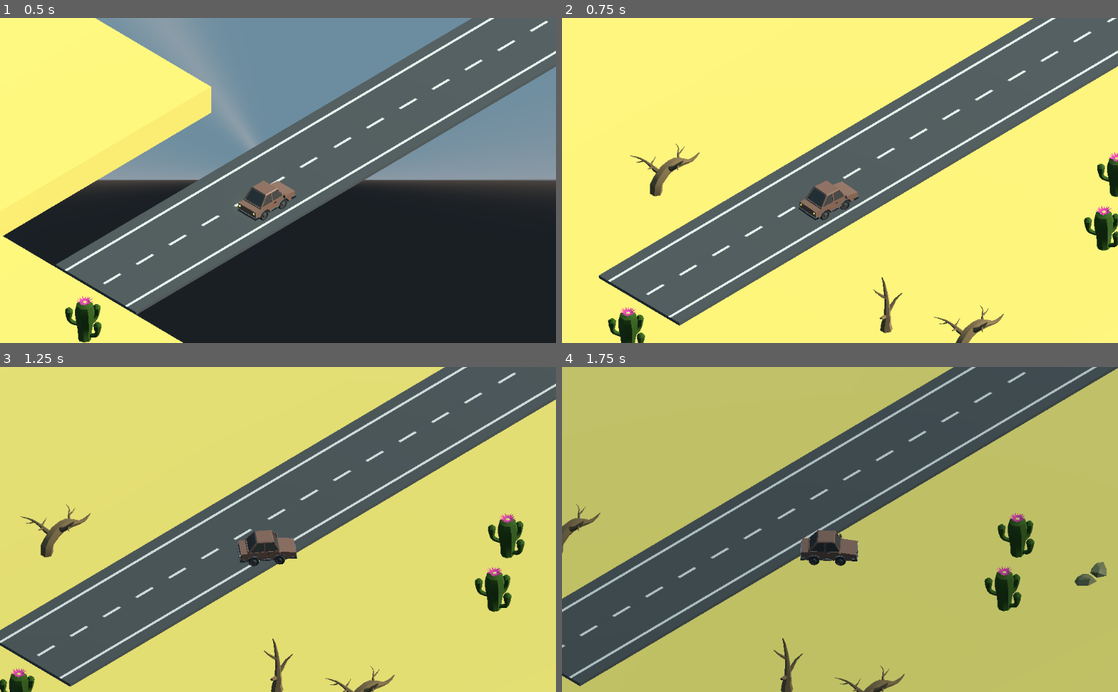
Above: before the commit, frames 1-4 (two rows, left to right).
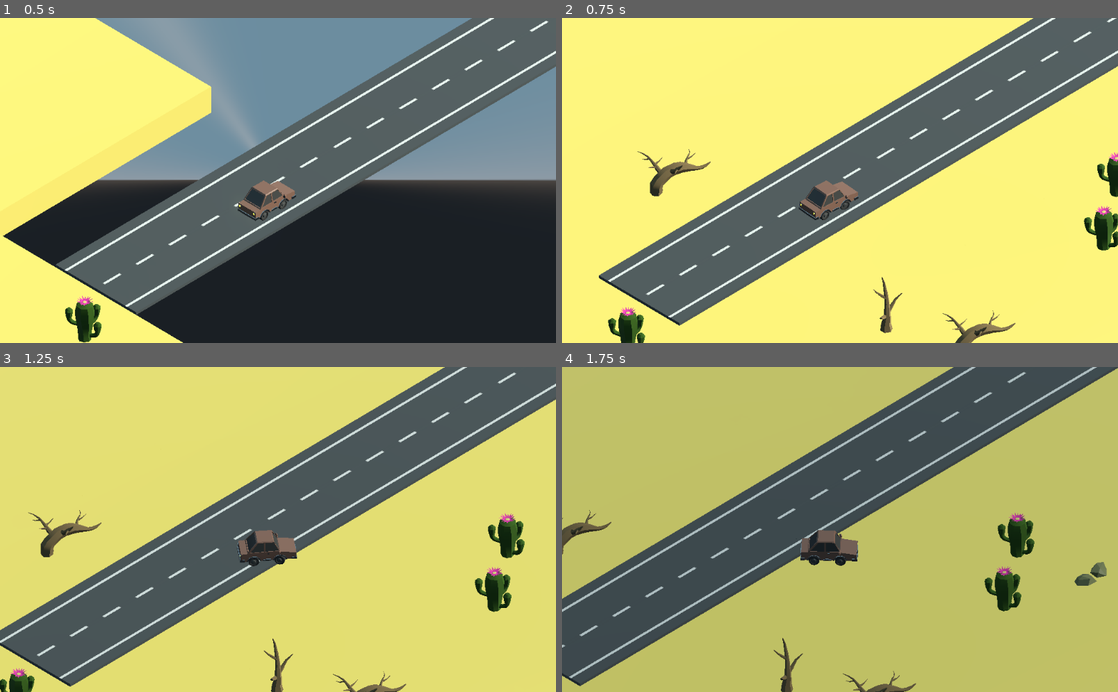
Above: after the commit, the same moments.

Repository: nheeb/dreamanddrive
Game: Godot game, scene res://Logic/Main.tscn
Same seed, same stepped clock (60 frames per second), same inputs: the game is played once before the commit and once after it. The engine's default icon, where the game draws it, is replaced by a stand-in: a white triangle on a blue panel in a dark square.
Inputs (mouse positions are in pixels of both pictures, inside the frame that each line leads up to):
- Up to frame 1 (0.5 s): no input
- Up to frame 2 (0.75 s): move the mouse to (962, 164) at 0.52 s; hold D (steer_right) from 0.53 s (still down); click (962, 164) at 0.6 s
- Up to frame 3 (1.25 s): keep holding D (steer_right)
- Up to frame 4 (1.75 s): move the mouse to (728, 545) at 1.27 s; release D (steer_right) at 1.28 s; hold S (fly_down) from 1.28 s (still down); click (728, 545) at 1.35 s

Frame 1 is identical in both runs. In frame 2, 0.9% of the frame differs, in the area x 12-82%, y 38-100%; in frame 3, 0.8%; in frame 4, 0.6%.

Commit message:
Explosion

Diff:
--- a/Deco/Cactus1.tscn
+++ b/Deco/Cactus1.tscn
@@ -43,8 +43,17 @@
 "vertex_count": 8
 }
 
+[sub_resource type="BoxShape" id=2]
+extents = Vector3( 0.646427, 2.04651, 0.574023 )
+
 [node name="Cactus1" type="Spatial"]
 
 [node name="Cactus1" type="MeshInstance" parent="."]
 transform = Transform( 0.704694, 0, 0, 0, 0.704694, 0, 0, 0, 0.704694, 0, 0, 0 )
 mesh = SubResource( 1 )
+
+[node name="StaticBody" type="StaticBody" parent="."]
+
+[node name="CollisionShape" type="CollisionShape" parent="StaticBody"]
+transform = Transform( 1, 0, 0, 0, 1, 0, 0, 0, 1, 0, 1.21011, 0 )
+shape = SubResource( 2 )
--- a/Deco/Cactus2.tscn
+++ b/Deco/Cactus2.tscn
@@ -43,8 +43,17 @@
 "vertex_count": 16
 }
 
+[sub_resource type="BoxShape" id=2]
+extents = Vector3( 0.632955, 2.32121, 0.680934 )
+
 [node name="Cactus2" type="Spatial"]
 
 [node name="Cactus2" type="MeshInstance" parent="."]
 transform = Transform( 0.63354, 0, 0, 0, 0.63354, 0, 0, 0, 0.63354, 0, 0, 0 )
 mesh = SubResource( 1 )
+
+[node name="StaticBody" type="StaticBody" parent="."]
+
+[node name="CollisionShape" type="CollisionShape" parent="StaticBody"]
+transform = Transform( 1, 0, 0, 0, 1, 0, 0, 0, 1, 0, 1.3363, 0 )
+shape = SubResource( 2 )
--- a/Deco/DeadTree1.tscn
+++ b/Deco/DeadTree1.tscn
@@ -17,8 +17,17 @@
 "vertex_count": 750
 }
 
+[sub_resource type="BoxShape" id=2]
+extents = Vector3( 1.52824, 1, 0.713968 )
+
 [node name="DeadTree1" type="Spatial"]
 
 [node name="DeadTree1" type="MeshInstance" parent="."]
-transform = Transform( 0.626464, 0, 0, 0, 0.690894, 0, 0, 0, 0.626464, 0, 0.119513, 0 )
+transform = Transform( 0.595498, 0, -0.194524, 0, 0.690894, 0, 0.194524, 0, 0.595498, 0, 0.119513, 0 )
 mesh = SubResource( 1 )
+
+[node name="StaticBody" type="StaticBody" parent="."]
+
+[node name="CollisionShape" type="CollisionShape" parent="StaticBody"]
+transform = Transform( 1, 0, 0, 0, 1, 0, 0, 0, 1, 1.39588, 0.936023, 0.481337 )
+shape = SubResource( 2 )
--- a/Deco/DeadTree2.tscn
+++ b/Deco/DeadTree2.tscn
@@ -17,8 +17,17 @@
 "vertex_count": 248
 }
 
+[sub_resource type="BoxShape" id=2]
+extents = Vector3( 0.674895, 2.5276, 0.640771 )
+
 [node name="DeadTree2" type="Spatial"]
 
 [node name="DeadTree2" type="MeshInstance" parent="."]
 transform = Transform( 0.689427, 0, 0, 0, 0.689427, 0, 0, 0, 0.689427, 0, 0, 0 )
 mesh = SubResource( 1 )
+
+[node name="StaticBody" type="StaticBody" parent="."]
+
+[node name="CollisionShape" type="CollisionShape" parent="StaticBody"]
+transform = Transform( 1, 0, 0, 0, 1, 0, 0, 0, 1, 0, 1.28983, 0 )
+shape = SubResource( 2 )
--- a/Effects/Explosion.gd
+++ b/Effects/Explosion.gd
@@ -1,24 +1,10 @@
 extends Spatial
 
-export var damage := 40
-
 func _ready():
-	for area in $Area.get_overlapping_areas():
-		if area.get_parent().has_method("damage"):
-			area.get_parent().damage(damage, self.global_translation, false)
-	AudioManager.play("boom")
 	$Particles.emitting = true
 	$Particles2.emitting = true
 	$Particles3.emitting = true
 	$Tween.interpolate_property($OmniLight, "light_energy", 10.0, 0.0, .8)
 	$Tween.start()
-	yield(get_tree().create_timer(.1),"timeout")
-	$Area.queue_free()
 	yield(get_tree().create_timer(1.5),"timeout")
 	queue_free()
-
-
-
-func _on_Area_area_entered(area):
-	if area.get_parent().has_method("damage"):
-		area.get_parent().damage(damage, self.global_translation, false)
--- a/Effects/Explosion.tscn
+++ b/Effects/Explosion.tscn
@@ -1,17 +1,6 @@
-[gd_scene load_steps=17 format=2]
+[gd_scene load_steps=14 format=2]
 
 [ext_resource path="res://Effects/Explosion.gd" type="Script" id=1]
-[ext_resource path="res://Assets/Sound/boom.ogg" type="AudioStream" id=2]
-
-[sub_resource type="SphereMesh" id=1]
-radius = 3.0
-height = 4.0
-radial_segments = 8
-rings = 8
-
-[sub_resource type="CylinderShape" id=2]
-height = 4.29335
-radius = 3.21718
 
 [sub_resource type="Gradient" id=8]
 offsets = PoolRealArray( 0, 0.318059, 0.390836, 0.625337, 1 )
@@ -100,17 +89,6 @@
 [node name="Explosion" type="Spatial"]
 script = ExtResource( 1 )
 
-[node name="MeshInstance" type="MeshInstance" parent="."]
-visible = false
-mesh = SubResource( 1 )
-
-[node name="Area" type="Area" parent="."]
-collision_layer = 0
-collision_mask = 12
-
-[node name="CollisionShape" type="CollisionShape" parent="Area"]
-shape = SubResource( 2 )
-
 [node name="Particles" type="Particles" parent="."]
 transform = Transform( 1, 0, 0, 0, 1, 0, 0, 0, 1, 0, 0.829882, 0 )
 emitting = false
@@ -148,12 +126,9 @@
 transform = Transform( 1, 0, 0, 0, 1, 0, 0, 0, 1, 0, 1.02012, 0 )
 light_color = Color( 1, 0.945098, 0.494118, 1 )
 light_energy = 10.0
-omni_range = 7.51348
+omni_range = 15.0
 
 [node name="Tween" type="Tween" parent="."]
 
 [node name="BoomStream" type="AudioStreamPlayer" parent="."]
-stream = ExtResource( 2 )
 volume_db = -18.353
-
-[connection signal="area_entered" from="Area" to="." method="_on_Area_area_entered"]
--- a/Logic/Car.gd
+++ b/Logic/Car.gd
@@ -21,6 +21,26 @@
 	velocity += acceleration
 	calculate_steering(delta)
 	velocity = move_and_slide(velocity)
+
+	var collision := get_last_slide_collision()
+	if collision != null:
+		handle_collision(collision)
+
+var has_collided := false
+const EXPLOSION = preload("res://Effects/Explosion.tscn")
+func handle_collision(collision: KinematicCollision):
+	if has_collided:
+		return
+	has_collided = true
+	var normal := collision.normal
+	var pos := collision.position
+	var explosion := EXPLOSION.instance()
+	Game.world.add_child(explosion)
+	explosion.global_translation = pos
+	Game.cam_shake()
+	yield(get_tree().create_timer(1),"timeout")
+	has_collided = false
+	#velocity = normal * velocity.length() * 100.0
 
 func get_input(delta):
 	var turn : float = Input.get_action_strength("steer_left") - Input.get_action_strength("steer_right")
--- a/Logic/Car.tscn
+++ b/Logic/Car.tscn
@@ -10,6 +10,8 @@
 [sub_resource type="CapsuleMesh" id=3]
 
 [node name="Car" type="KinematicBody"]
+axis_lock_motion_y = true
+move_lock_y = true
 script = ExtResource( 1 )
 
 [node name="CollisionShape" type="CollisionShape" parent="."]
--- a/Logic/DreamWorld.gd
+++ b/Logic/DreamWorld.gd
@@ -6,6 +6,7 @@
 func _ready():
 	Game.dream_world = self
 	Game.dream_car = $DreamCar
+	Game.dream_cam = $CamPivot/Camera
 	cam_offset = $CamPivot.global_translation - $DreamCar.global_translation
 	car_start = $DreamCar.global_translation
 
--- a/Logic/Game.gd
+++ b/Logic/Game.gd
@@ -6,6 +6,8 @@
 var dream_world
 var dream_car
 var main
+var world_cam
+var dream_cam
 
 var viewport_shader: ShaderMaterial
 
@@ -53,6 +55,9 @@
 #func _process(delta):
 #	print(Engine.get_frames_per_second())
 
+func cam_shake():
+	world_cam.screen_shake()
+	dream_cam.screen_shake()
 
 const OBSTACLE_MOVER = preload("res://DreamObstacles/ObstacleMover.tscn")
 func spawn_dream_obstacle():
--- a/Logic/World.gd
+++ b/Logic/World.gd
@@ -6,6 +6,7 @@
 	Game.world = self
 	Game.car = $Car
 	Game.map = $Map
+	Game.world_cam = $CamPivot/Camera
 	cam_offset = $CamPivot.global_translation - $Car.global_translation
 
 func _process(delta):
Not shown: 1 places in Deco/Cactus1.tscn that only renumber resources
Not shown: 1 places in Deco/Cactus2.tscn that only renumber resources
Not shown: 1 places in Deco/DeadTree1.tscn that only renumber resources
Not shown: 1 places in Deco/DeadTree2.tscn that only renumber resources
